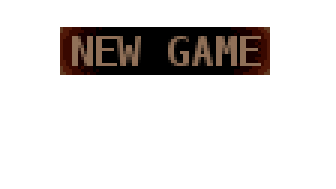
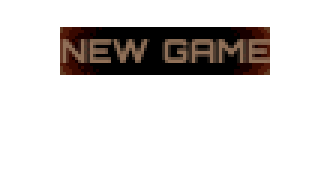
The second 336px x 189px image is a revision of the first. Changes to its layers:
added layer "NEW GAME #1" above "NEW GAME" over [60, 39, 270, 63]
hid "NEW GAME" over [72, 36, 261, 66]
